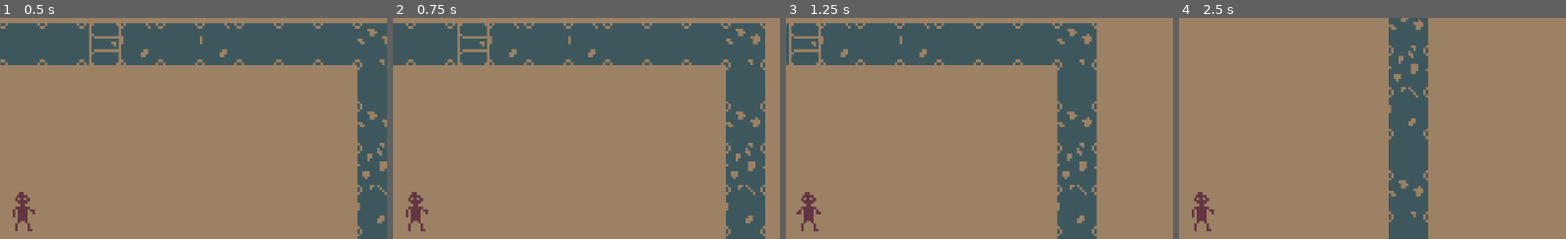
Above: before the commit, frames 1-4 (left to right).
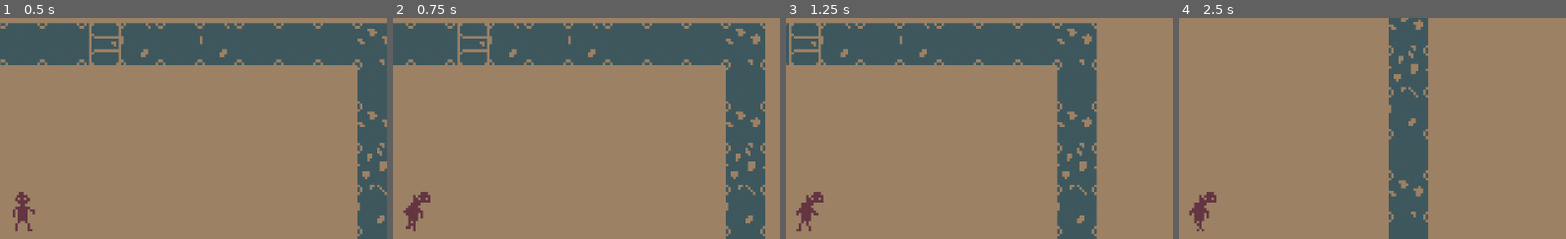
Above: after the commit, the same moments.

Repository: ThomasLandstra/Rougelike
Game: Godot game, scene res://game scene.tscn
The game is run twice, just before and just after one commit, with the same random seed, the same clock (stepped at 60 frames per second) and the same inputs.
Inputs:
- Up to frame 1 (0.5 s): no input
- Up to frame 2 (0.75 s): tap Enter at 0.5 s; hold Right (ui_right) from 0.53 s (still down)
- Up to frame 3 (1.25 s): keep holding Right (ui_right)
- Up to frame 4 (2.5 s): release Right (ui_right) at 1.28 s; hold Down (ui_down) 1.28-2.03 s; hold Right (ui_right) from 2.03 s (still down)
The pictures show only the part of the screen within x 48-98%, y 6-56%; the shares and areas given below are measured in that part.

Frame 1 is identical in both runs. In frame 2, 0.5% of the frame differs, in the area x 2-10%, y 78-97%; in frame 3, 0.5%; in frame 4, 0.5%.

Commit message:
Linked animation to movement

Diff:
--- a/src/scripts/player.gd
+++ b/src/scripts/player.gd
@@ -3,23 +3,33 @@
 
 # Variables
 var movement : Vector2 = Vector2.ZERO
+var direction : String = "South"
+var last_direction : String = ""
 const MAX_SPEED : int = 50
 
-# Called at start
+
+
 func _ready():
+	# Set animations to idle
 	$AnimationPlayer.play("Idle_South")
 
+
+
 # Called once per frame
-func _physics_process(delta):
-	var axis = get_input_axis() # Get direction
+func _physics_process(_delta):
+	# Get direction and movement axis
+	movement = get_input_axis()
+	get_direction(movement)
 
-	if axis == Vector2.ZERO: # Stop moving
-		movement = Vector2.ZERO
-	else: # Start/Continue moving
-		apply_movement(axis)
+	# Get movement
+	if not movement == Vector2.ZERO: # If moving
+		# Set speed
+		movement.x *= MAX_SPEED
+		movement.y *= MAX_SPEED
 
 	# Move
 	move_and_slide(movement)
+	apply_animation()
 
 
 func get_input_axis():
@@ -28,6 +38,68 @@
 	axis.y = int(Input.is_key_pressed(KEY_S) or Input.is_action_pressed("ui_down")) - int(Input.is_key_pressed(KEY_W)  or Input.is_action_pressed("ui_up"))
 	return axis.normalized()
 
-func apply_movement(move_axis):
-	movement.x = move_axis.x * MAX_SPEED
-	movement.y = move_axis.y * MAX_SPEED
+func get_direction(axis : Vector2):
+	# Moving North/South
+	if axis.x == 0:
+		if axis.y == -1:
+			direction = "North"
+		elif axis.y == 1:
+			direction = "South"
+
+		# Clean last_direction
+		last_direction = ""
+
+	# Moving East/West
+	elif axis.y == 0:
+		if axis.x == -1:
+			direction = "West"
+		elif axis.x == 1:
+			direction = "East"
+		last_direction = ""
+
+	# Moving Diagonal
+	else:
+		# Set last_direction
+		if last_direction == "":
+			last_direction = direction
+
+		# Moving Right
+		if axis.x > 0:
+
+			# Moving Down
+			if axis.y > 0:
+				if last_direction == "East":
+					direction = "South"
+				else:
+					direction = "East"
+
+			# Moving up
+			else:
+				if last_direction == "East":
+					direction = "North"
+				else:
+					direction = "East"
+
+		# Moving Left
+		else:
+
+			# Moving Up
+			if axis.y > 0:
+				if last_direction == "West":
+					direction = "South"
+				else:
+					direction = "West"
+
+			# Moving Down
+			else:
+				if last_direction == "West":
+					direction = "North"
+				else:
+					direction = "West"
+
+
+func apply_animation():
+	if movement == Vector2.ZERO:
+		$AnimationPlayer.play("Idle_"+direction)
+	else:
+		$AnimationPlayer.play("Run_"+direction)
